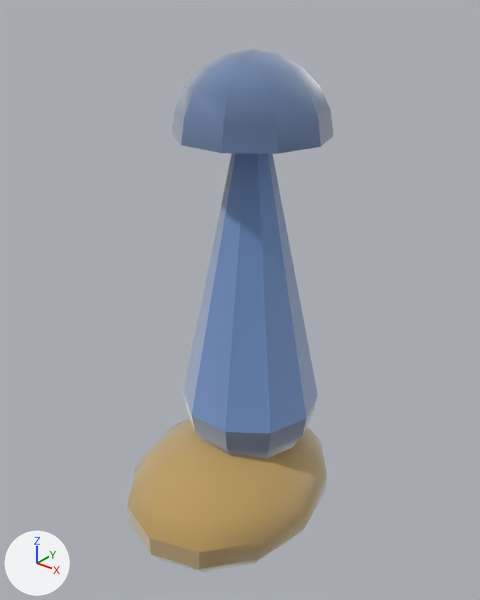
Two versions of the glTF model assets/models/players/boy-wizard-legR.glb, one commit apart.
Rendered twice from a camera (50 mm lens) standing at (0.213, -0.277, 0.004) and looking at (0.0, -0.01, -0.162). The axes (+X, +Y, +Z) are drawn at lower left. The lights are the same throughout. The picture after the commit comes second. Vertices at exactly the same position are counted once.

In view in the first picture: 'player_boy-wizard:legR'.
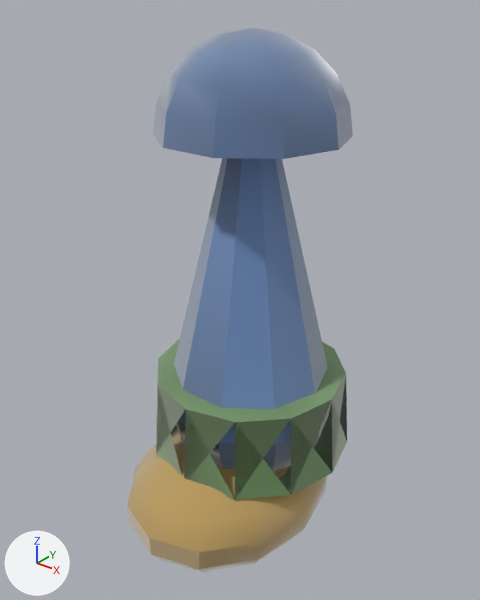
What differs and where, as boxes [x1, y1, x2, y2] in the pictures (480 x 600 px):
'player_boy-wizard:legR', reshaped (10% wider)
    before: [127, 49, 333, 573]
    after: [127, 27, 353, 573]
part 1 of me_player_boy_wizard_legr, added (green)
    after: [156, 339, 347, 500]
part 2 of me_player_boy_wizard_legr, rebuilt (24% wider, 9% taller)
    before: [172, 49, 333, 458]
    after: [153, 27, 353, 472]

Diff of the bpy script that builds the scene:
```diff
--- a/assets/models/players/boy-wizard-legR.glb.py
+++ b/assets/models/players/boy-wizard-legR.glb.py
@@ mat_clay__6fa05a_0_85 @@
+mat_clay__6fa05a_0_85 = bpy.data.materials.new('clay_#6fa05a_0.85_-')
+# nodes: BsdfPrincipled, Mix, OutputMaterial, VertexColor
+# colours: green #6fa05a, mixed with the vertex colours
@@ me_player_boy_wizard_legr @@
 # used by ob_player_boy_wizard_legr; location = (0.0, 0.0, 0.0)
-me_player_boy_wizard_legr.from_pydata(...)  # 216 vertices, 392 faces; spans x -0.057..0.057, y -0.091..0.051, z -0.321..-0.028
+me_player_boy_wizard_legr.from_pydata(...)  # 242 vertices, 440 faces; spans x -0.062..0.062, y -0.091..0.062, z -0.321..-0.018
+# me_player_boy_wizard_legr part 1: a new loose piece, a 12-sided cut cone along z (radius 0.062 at the low end, 0.058 at the high end) spanning x -0.062..0.062, y -0.062..0.062, z -0.26..-0.21, in mat_clay__6fa05a_0_85
+# me_player_boy_wizard_legr part 2: the loose piece of 111 vertices spanning x -0.042..0.042, y -0.04..0.04, z -0.272..-0.028 is rebuilt with 111 vertices and now spans x -0.052..0.052, y -0.049..0.049, z -0.282..-0.018
 me_player_boy_wizard_legr.materials.append(mat_clay__7ea8e8_0_85)
 me_player_boy_wizard_legr.materials.append(mat_clay__ffe08a_0_85)
+me_player_boy_wizard_legr.materials.append(mat_clay__6fa05a_0_85)
```
